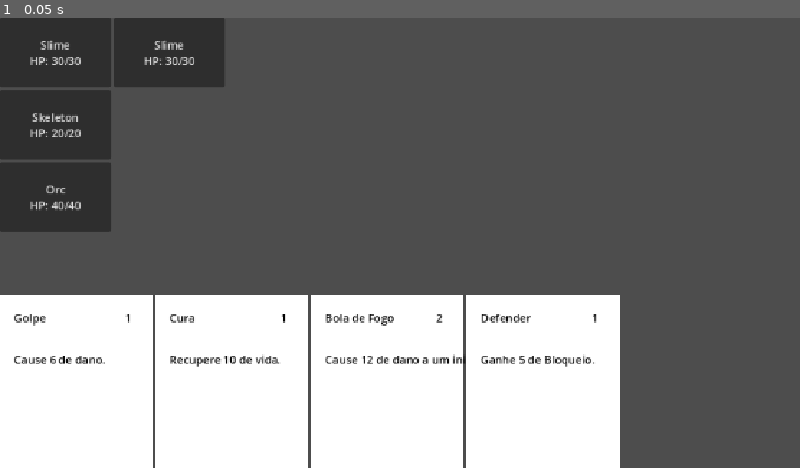
Above: before the commit, frame 1.
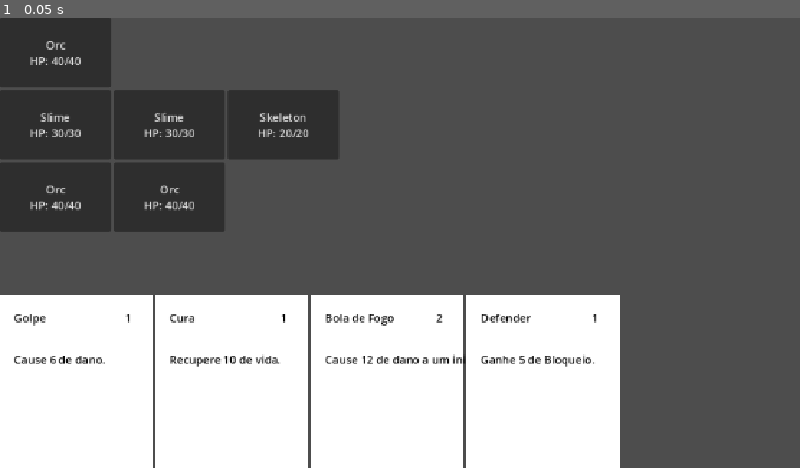
Above: after the commit, the same moment.

Repository: felippe-miguel/be-card
Game: Godot game, scene res://scenes/game.tscn
Two runs of this game, one before a commit and one after it. Both use one fixed random seed, a clock stepped at 60 frames per second and the inputs below.
Inputs:
- Up to frame 1 (0.05 s): no input

The runs differ from the first frame. In frame 1, 8.3% of the frame differs, in the area x 4-43%, y 0-48%.

Commit message:
feat: adiciona battle configuravel via json

Diff:
--- a/data/battles/test_battle.json
+++ b/data/battles/test_battle.json
@@ -1,13 +1,13 @@
 {
   "floors": [
     {
-      "units": ["slime", "slime"]
+      "units": ["orc"]
     },
     {
-      "units": ["skeleton"]
+      "units": ["slime", "slime", "skeleton"]
     },
     {
-      "units": ["orc"]
+      "units": ["orc", "orc"]
     }
   ]
 }
--- /dev/null
+++ b/scripts/battle_database.gd
@@ -0,0 +1,50 @@
+class_name BattleDatabase
+extends RefCounted
+
+
+var battles: Dictionary = {}
+
+
+func load_battles() -> void:
+	var directory = DirAccess.open("res://data/battles")
+
+	if directory == null:
+		print("Não consegui abrir a pasta de batalhas.")
+		return
+
+	directory.list_dir_begin()
+
+	var file_name = directory.get_next()
+
+	while file_name != "":
+		if not directory.current_is_dir() and file_name.ends_with(".json"):
+			load_battle(file_name)
+
+		file_name = directory.get_next()
+
+	directory.list_dir_end()
+
+
+func load_battle(file_name: String) -> void:
+	var path = "res://data/battles/" + file_name
+
+	var file = FileAccess.open(path, FileAccess.READ)
+
+	if file == null:
+		print("Não consegui abrir: ", path)
+		return
+
+	var json_text = file.get_as_text()
+	var data = JSON.parse_string(json_text)
+
+	if data == null or not data is Dictionary:
+		print("JSON inválido: ", path)
+		return
+
+	var battle = BattleDefinition.from_dict(data)
+
+	var battle_id = file_name.get_basename()
+
+	battles[battle_id] = battle
+
+	print("Batalha carregada: ", battle_id)
--- /dev/null
+++ b/scripts/battle_definition.gd
@@ -0,0 +1,13 @@
+class_name BattleDefinition
+extends RefCounted
+
+
+var floors: Array = []
+
+
+static func from_dict(data: Dictionary) -> BattleDefinition:
+	var definition = BattleDefinition.new()
+
+	definition.floors = data.get("floors", [])
+
+	return definition
--- a/scripts/battle_state.gd
+++ b/scripts/battle_state.gd
@@ -3,12 +3,17 @@
 
 
 var battlefield: Battlefield
-
 var player: Unit
 
 
-func _init(unit_database: UnitDatabase) -> void:
-	battlefield = Battlefield.new(3)
+func _init(
+	battle_definition: BattleDefinition,
+	unit_database: UnitDatabase
+) -> void:
+
+	battlefield = Battlefield.new(
+		battle_definition.floors.size()
+	)
 
 	player = Unit.new(
 		"player",
@@ -16,41 +21,30 @@
 		50
 	)
 
-	var slime_data = unit_database.units["slime"]
-	var skeleton_data = unit_database.units["skeleton"]
-	var orc_data = unit_database.units["orc"]
+	for floor_index in range(battle_definition.floors.size()):
 
-	battlefield.get_floor(0).add_unit(
-		Unit.new(
-			slime_data.id,
-			slime_data.name,
-			slime_data.max_hp
-		)
-	)
+		var floor_definition = battle_definition.floors[floor_index]
 
-	battlefield.get_floor(0).add_unit(
-		Unit.new(
-			slime_data.id + "_2",
-			slime_data.name,
-			slime_data.max_hp
-		)
-	)
+		var floor = battlefield.get_floor(floor_index)
 
-	battlefield.get_floor(1).add_unit(
-		Unit.new(
-			skeleton_data.id,
-			skeleton_data.name,
-			skeleton_data.max_hp
-		)
-	)
+		for unit_id in floor_definition.get("units", []):
 
-	battlefield.get_floor(2).add_unit(
-		Unit.new(
-			orc_data.id,
-			orc_data.name,
-			orc_data.max_hp
-		)
-	)
+			var unit_data = unit_database.units.get(unit_id)
+
+			if unit_data == null:
+				print(
+					"Unidade não encontrada: ",
+					unit_id
+				)
+				continue
+
+			var unit = Unit.new(
+				unit_data.id,
+				unit_data.name,
+				unit_data.max_hp
+			)
+
+			floor.add_unit(unit)
 
 
 func get_enemy() -> Unit:
--- a/scripts/game.gd
+++ b/scripts/game.gd
@@ -4,9 +4,10 @@
 @onready var floors_container: VBoxContainer = $Floors
 
 var card_database: CardDatabase
+var unit_database: UnitDatabase
+var battle_database: BattleDatabase
 var effect_system: EffectSystem
 var battle_state: BattleState
-var unit_database: UnitDatabase
 
 var game_state: GameState
 var pending_card: Card = null
@@ -18,7 +19,12 @@
 	unit_database = UnitDatabase.new()
 	unit_database.load_units()
 
-	battle_state = BattleState.new(unit_database)
+	battle_database = BattleDatabase.new()
+	battle_database.load_battles()
+
+	var battle_definition = battle_database.battles["test_battle"]
+
+	battle_state = BattleState.new(battle_definition, unit_database)
 	effect_system = EffectSystem.new(battle_state)
 
 	game_state = GameState.new()
Not shown, added: scripts/battle_database.gd.uid
Not shown, added: scripts/battle_definition.gd.uid
